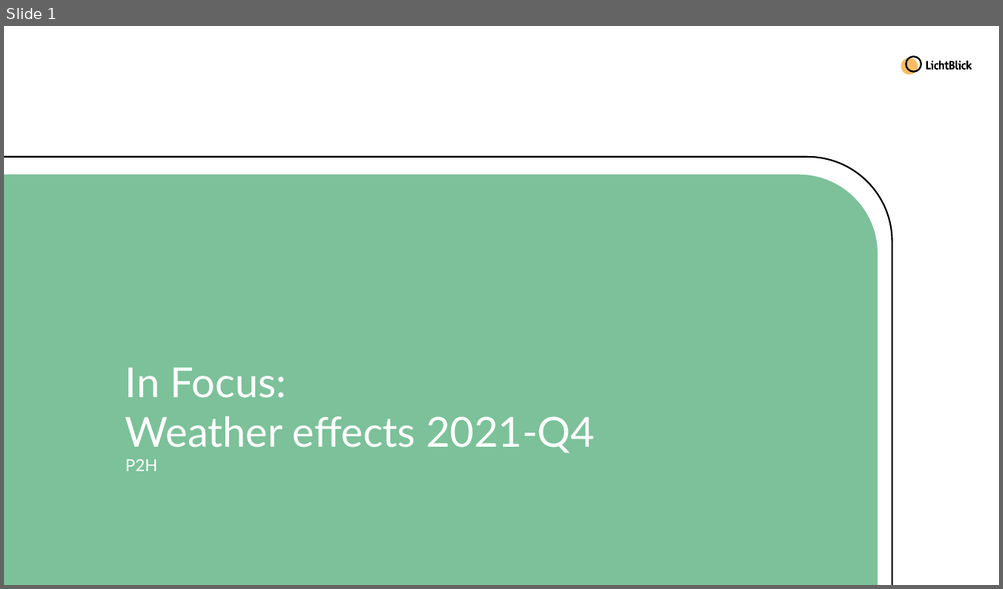
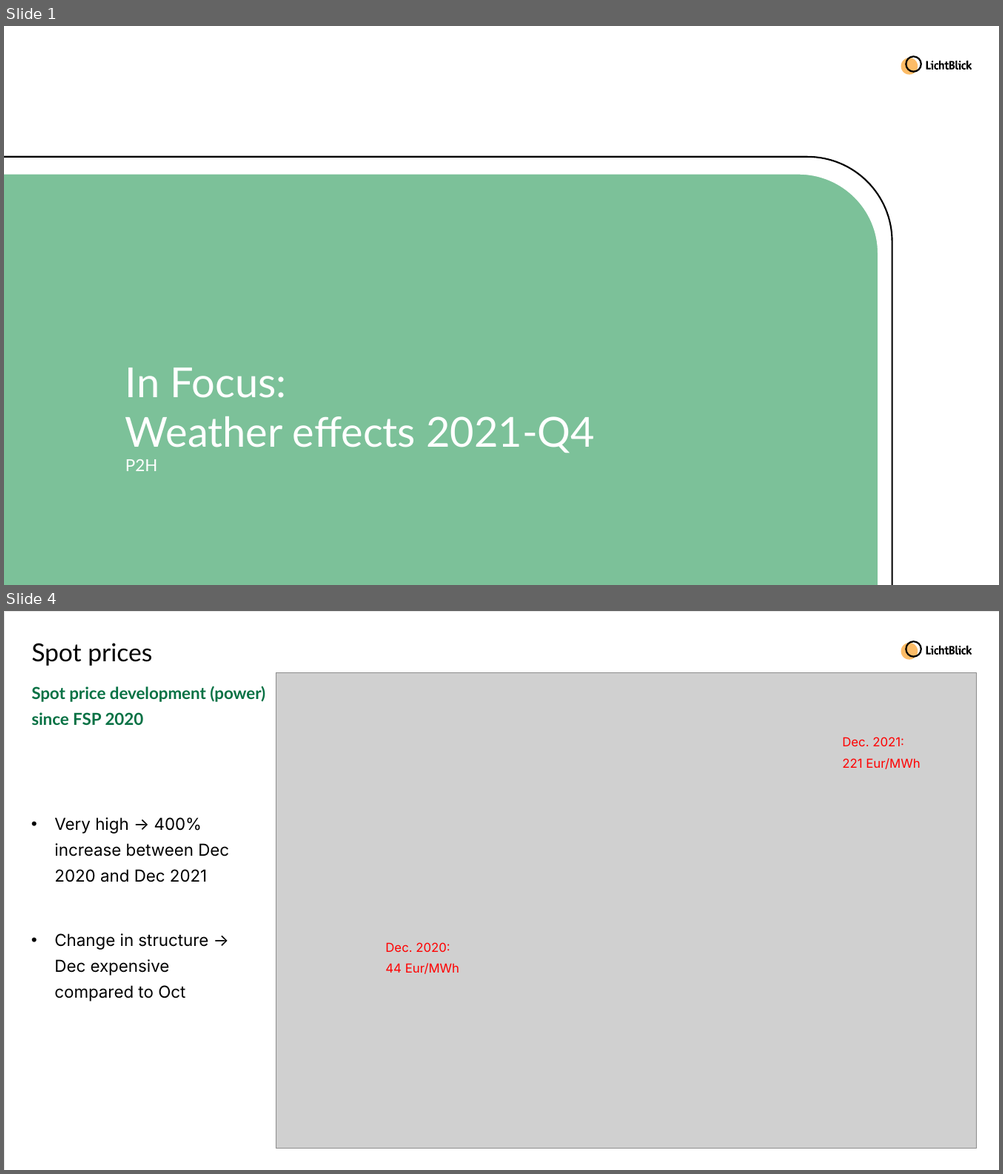
Before and after one commit to sakshisingh1809/lichtblyck_forecasting, a slide deck: scripts/2022_01 AdhocTanja NovDez2021/20220112_VR_Wintereffekt_2021Q4.pptx. Shown one above the other, each under a label of ours: slide 1 before the commit, slides 1 and 4 after it; the slides between them are not shown. The pictures are 1003x589 and 1003x1174 pixels, drawn with LibreOffice and Linux fonts; fonts in the diff are those of the drawing; grey boxes stand for pictures. Boxes give left, top, right and bottom in pixels: in the first picture for what was removed or moved away, otherwise in the second. Text is boxed around its words. In the diff, an @@ line names an element or a change of style, - is before the commit and + after.

```diff
--- a/scripts/2022_01 AdhocTanja NovDez2021/20220112_VR_Wintereffekt_2021Q4.pptx
+++ b/scripts/2022_01 AdhocTanja NovDez2021/20220112_VR_Wintereffekt_2021Q4.pptx
@@ slide 4 added at bbox=[4, 611, 999, 1170], background #FFFFFF; not listed: 12 template elements that a slide beside it also shows @@
@@ rectangle added at bbox=[4, 611, 999, 1170], fill #FFFFFF, outline #E6E6E6 0.25 pt @@
@@ title added at bbox=[31, 643, 152, 666], 24 pt, text #000000 @@
+Spot prices
@@ picture added at bbox=[276, 673, 977, 1149] @@
@@ subtitle added at bbox=[31, 686, 265, 725], 16 pt, text #077144, bold @@
+Spot price development (power)
+since FSP 2020
@@ text added at bbox=[842, 737, 919, 769], 12 pt, text #FF0000 @@
+Dec. 2021:
+221 Eur/MWh
@@ text added at bbox=[54, 817, 229, 1002], 16 pt, text #000000 @@
+• Very high → 400% increase between Dec 2020 and Dec 2021
+• Change in structure → Dec expensive compared to Oct
@@ text added at bbox=[385, 943, 459, 974], 12 pt, text #FF0000 @@
+Dec. 2020:
+44 Eur/MWh
@@ page number added at bbox=[972, 1141, 976, 1148], 6 pt, text #000000 @@
+4
```
Also in this commit, not shown: 4 slides changed, 1 other slide added, 11 other files.
